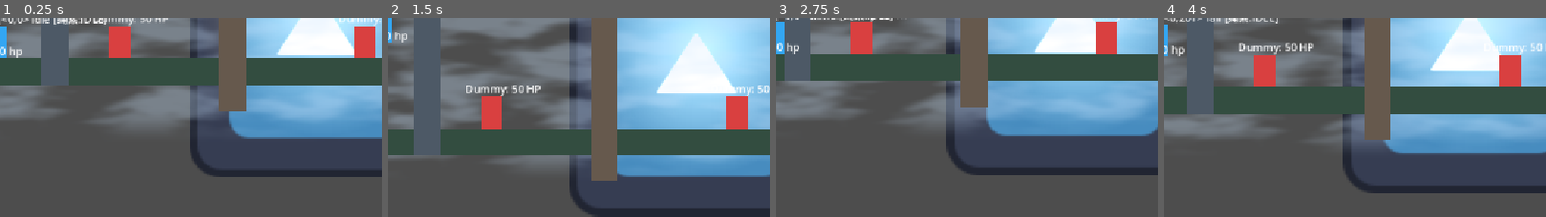
Above: before the commit, frames 1-4 (left to right).
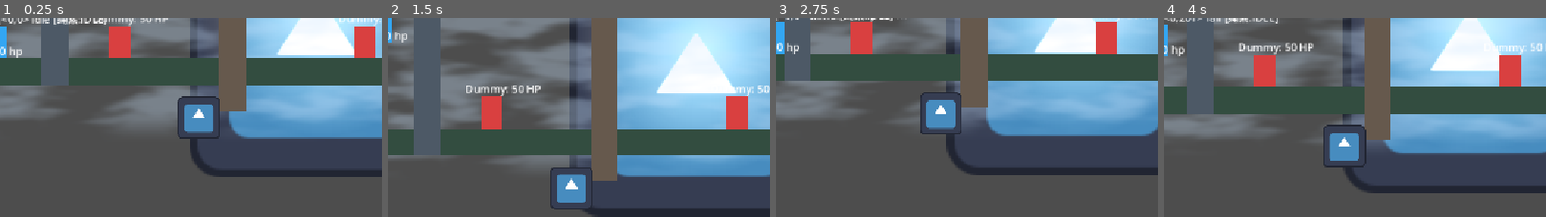
Above: after the commit, the same moments.

Repository: night-silhouette/SpotlightGameJam
Game: Godot game, scene res://Code/Entities/ParallaxScenery/ParallaxIntegrationTest.tscn
The game is run twice, just before and just after one commit, with the same random seed, the same clock (stepped at 60 frames per second) and the same inputs. This scene is started directly instead of the project's main scene. The engine's default icon, where the game draws it, is replaced by a stand-in: a white triangle on a blue panel in a dark square.
Inputs (mouse positions are % of the whole screen's width and height, from its top left):
- Up to frame 1 (0.25 s): no input
- Up to frame 2 (1.5 s): tap Enter at 0.5 s; move the mouse to (72, 48) at 0.52 s; hold Right 0.53-1.25 s; tap Left (move_l) at 0.6 s; click (72, 48) at 0.67 s; tap Space (jump) at 0.77, 1.07 s; drag from (30, 59) to (63, 65) at 1.27 s
- Up to frame 3 (2.75 s): move the mouse to (60, 30) at 2.02 s; hold Right from 2.03 s (still down); hold K (rope_shoot) from 2.03 s (still down)
- Up to frame 4 (4 s): release Right at 2.75 s; release K (rope_shoot) at 2.75 s; drag from (45, 75) to (93, 54) at 2.77 s; tap Space (jump) at 3.5, 3.77 s; move the mouse to (80, 70) at 3.52 s; hold S (down) from 3.53 s (still down); hold R from 3.53 s (still down)
The pictures show only the part of the screen within x 50-100%, y 49-99%; the shares and areas given below are measured in that part.

The runs differ from the first frame. In frame 1, 2.1% of the frame differs, in the area x 46-58%, y 39-61%; in frame 2, 1.5%; in frame 3, 2.1%, in the area x 37-49%, y 37-59%; in frame 4, 1.9%.

Commit message:
feat: 添加前景装饰层及占位示例

Diff:
--- a/src/Code/Entities/ParallaxScenery/parallax_scenery.tscn
+++ b/src/Code/Entities/ParallaxScenery/parallax_scenery.tscn
@@ -39,3 +39,11 @@
 z_index = 2
 position = Vector2(576, 400)
 scale = Vector2(2, 0.6)
+
+[node name="Foreground" type="Node2D" parent="." unique_id=1866994351]
+z_index = 10
+
+[node name="ForegroundSprite" type="Sprite2D" parent="Foreground" unique_id=1042495340]
+position = Vector2(400, 570)
+scale = Vector2(0.5, 0.5)
+texture = ExtResource("1_n3jxw")
